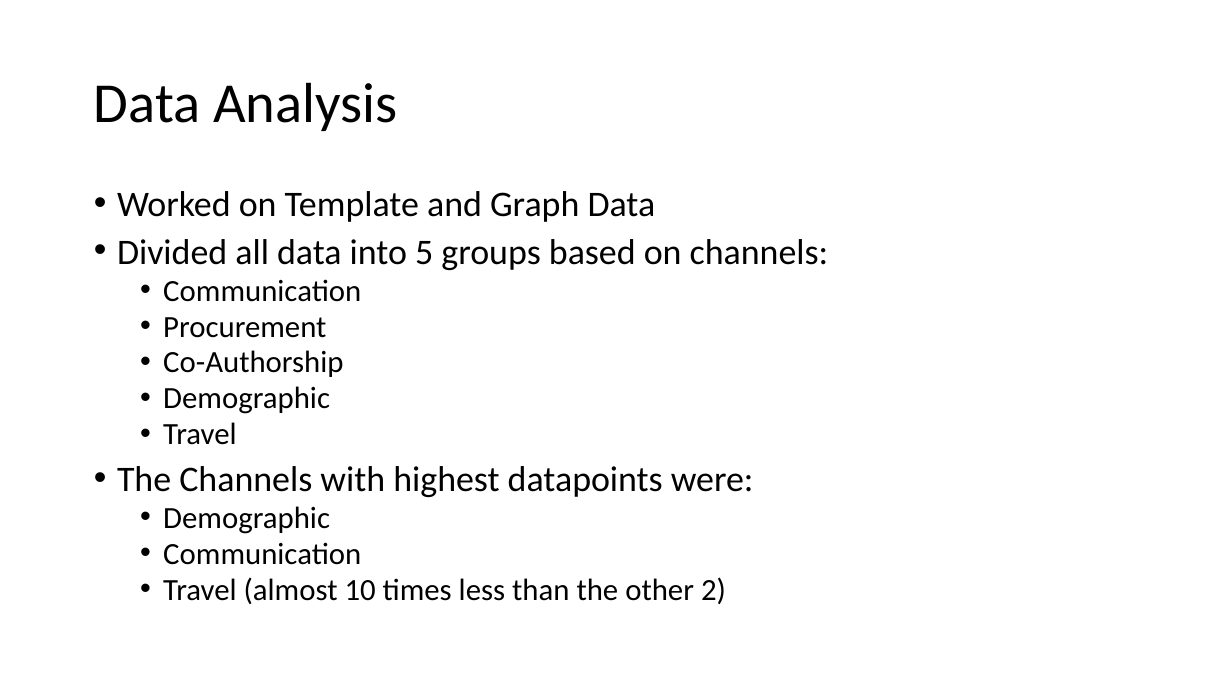
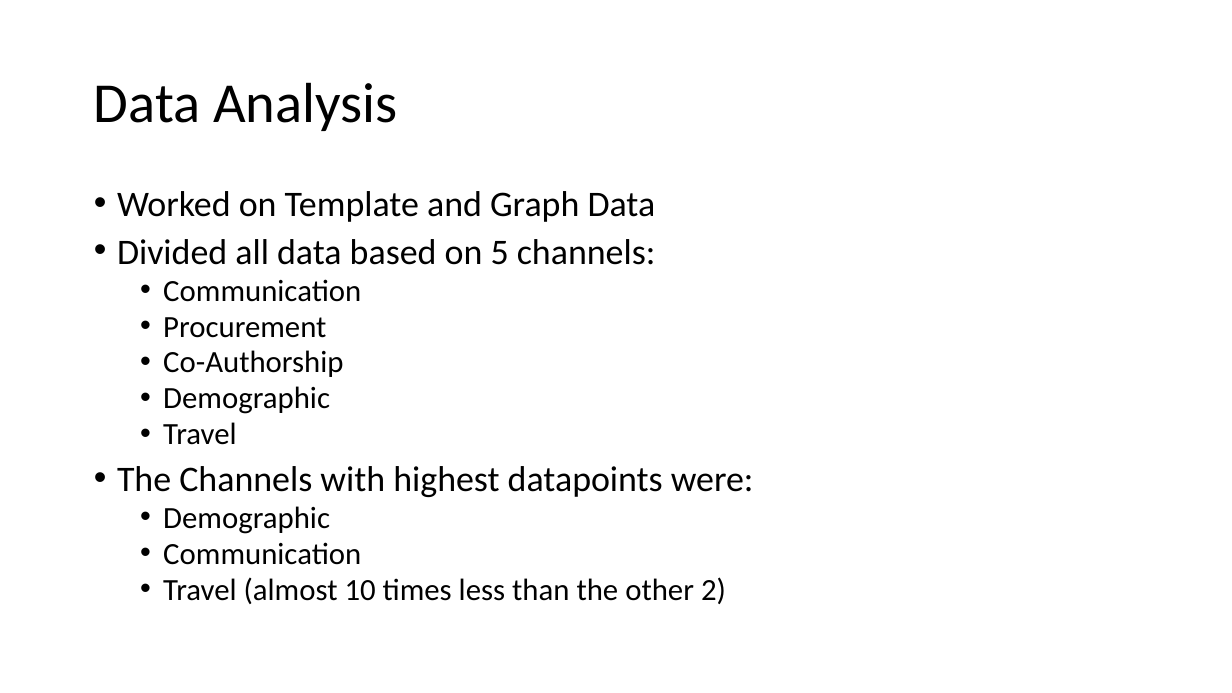
Before and after one commit to AtrayeeNeog/Visualization_2019-20, a slide deck: slide 2 of Documentation/ChannelAnalysis.pptx. Drawn at 1232x693 pixels with LibreOffice and Linux fonts; fonts in the diff are those of the drawing. Boxes give left, top, right and bottom in pixels: in the first picture for what was removed or moved away, otherwise in the second. Text is boxed around its words. In the diff, an @@ line names an element or a change of style, - is before the commit and + after.

```diff
--- a/Documentation/ChannelAnalysis.pptx
+++ b/Documentation/ChannelAnalysis.pptx
@@ text at <box>117,239,656,265</box>: text changed @@
-• Divided all data into 5 groups based on channels:
+• Divided all data based on 5 channels:
```
